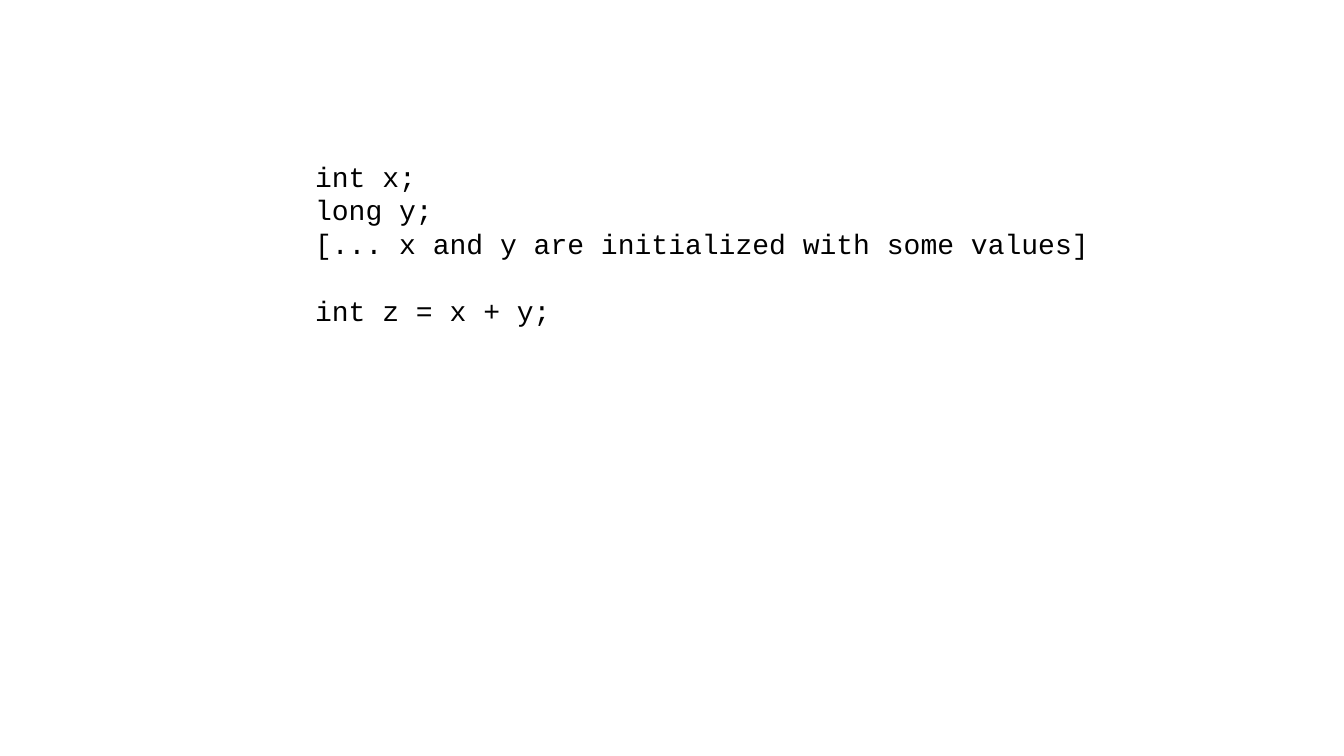
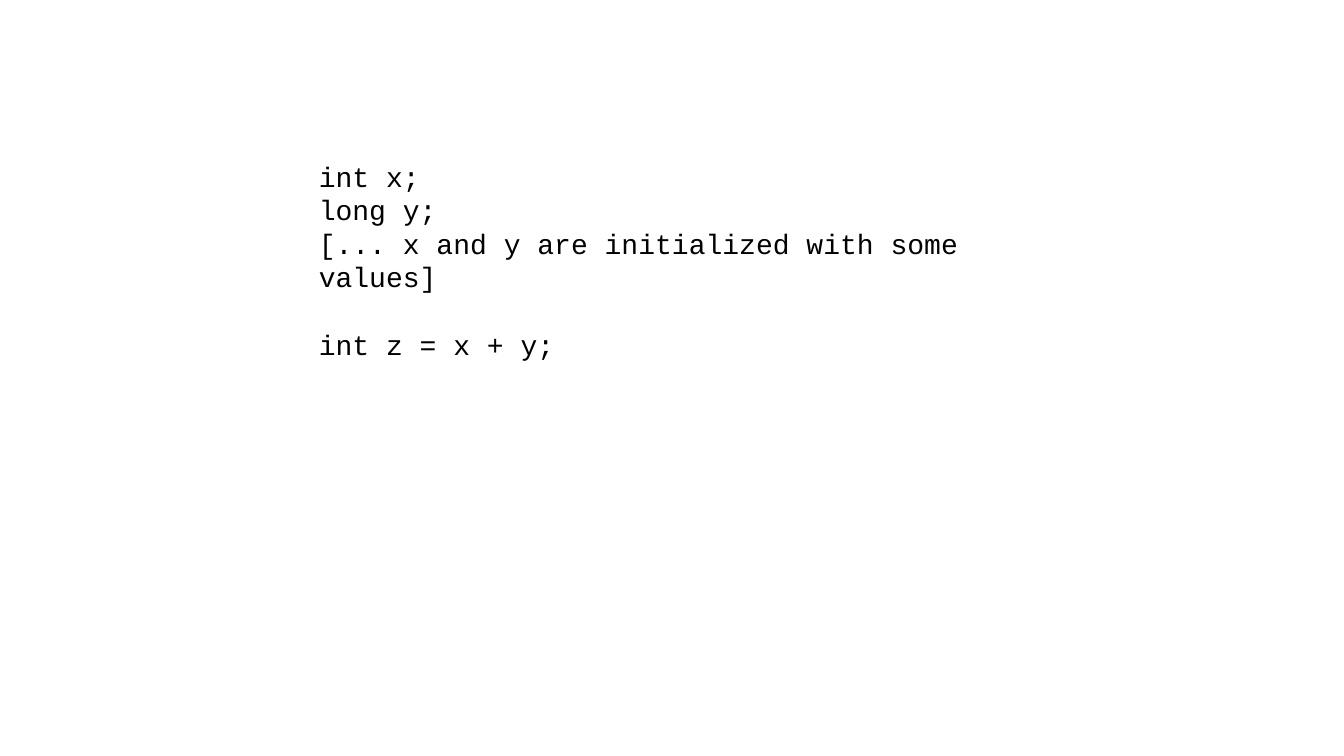
Before and after one commit to gmierzwinski/gmierzwinski.github.io, a slide deck: slide 21 of bishops/cs321/resources/CS321_Lecture_02.pptx. Drawn at 1344x756 pixels with LibreOffice and Linux fonts; fonts in the diff are those of the drawing; background and template pictures are left out. Boxes give left, top, right and bottom in pixels: in the first picture for what was removed or moved away, otherwise in the second. Text is boxed around its words. In the diff, an @@ line names an element or a change of style, - is before the commit and + after.

```diff
--- a/bishops/cs321/resources/CS321_Lecture_02.pptx
+++ b/bishops/cs321/resources/CS321_Lecture_02.pptx
@@ text "int x;" rewrapped from [315,167,1089,327] to [319,167,958,361] @@
```
Also in this commit, not shown: 23 other slides changed, 5 other files.
